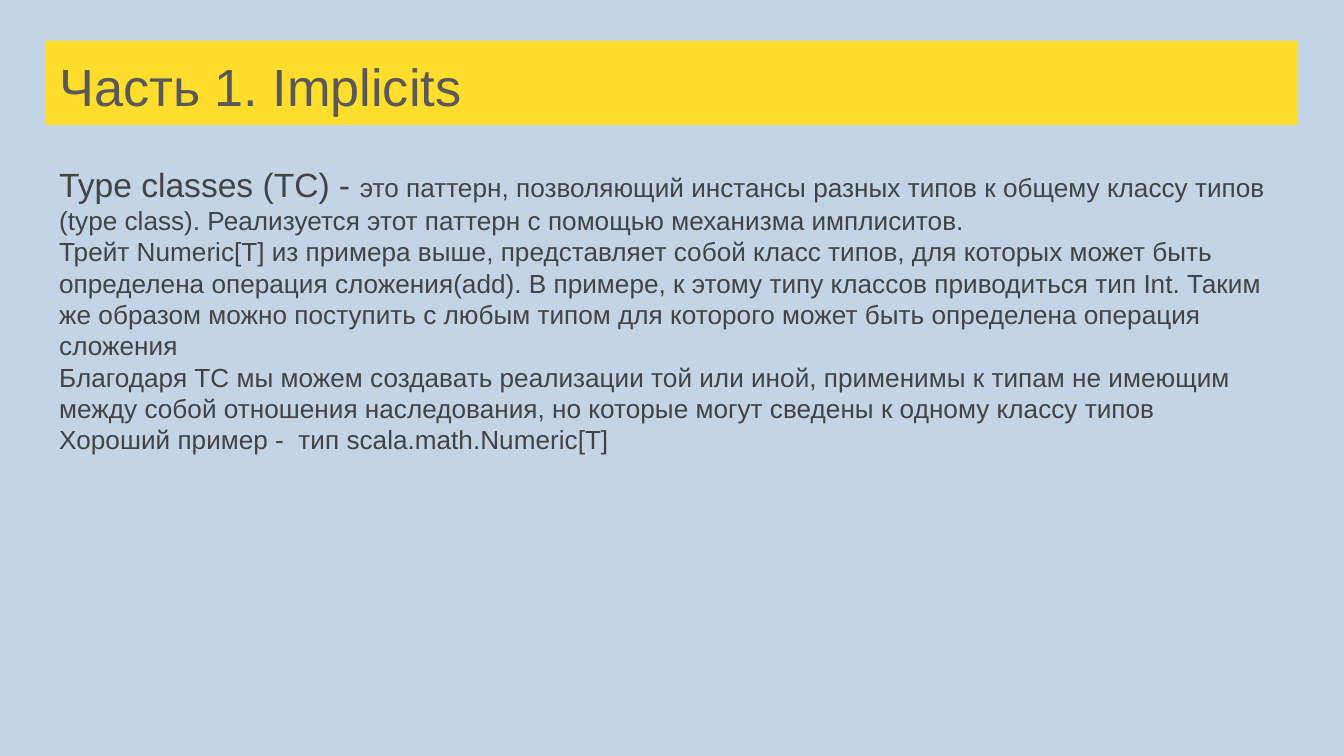
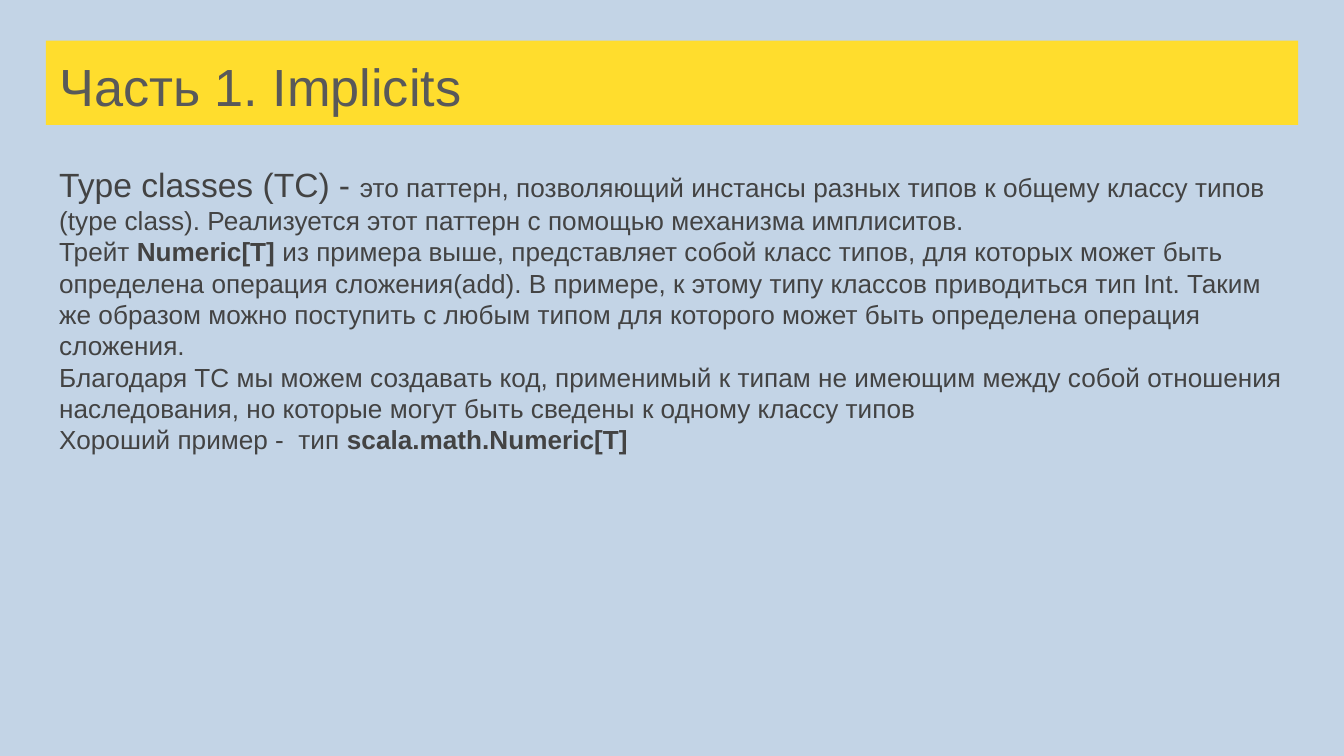
Before and after one commit to sergeypopov83/scala-school, a slide deck: slide 142 of src/main/resources/Лекции Scala для FinTech.pptx. Drawn at 1344x756 pixels with LibreOffice and Linux fonts; fonts in the diff are those of the drawing. Boxes give left, top, right and bottom in pixels: in the first picture for what was removed or moved away, otherwise in the second. Text is boxed around its words. In the diff, an @@ line names an element or a change of style, - is before the commit and + after.

```diff
--- a/src/main/resources/Лекции Scala для FinTech.pptx
+++ b/src/main/resources/Лекции Scala для FinTech.pptx
@@ text at bbox=[59, 241, 1281, 424]: text changed @@
-Трейт Numeric[T] из примера выше, представляет собой класс типов, для которых может быть определена операция сложения(add). В примере, к этому типу классов приводиться тип Int. Таким же образом можно поступить с любым типом для которого может быть определена операция сложения
-Благодаря TC мы можем создавать реализации той или иной, применимы к типам не имеющим между собой отношения наследования, но которые могут сведены к одному классу типов
+Трейт Numeric[T] из примера выше, представляет собой класс типов, для которых может быть определена операция сложения(add). В примере, к этому типу классов приводиться тип Int. Таким же образом можно поступить с любым типом для которого может быть определена операция сложения.
+Благодаря TC мы можем создавать код, применимый к типам не имеющим между собой отношения наследования, но которые могут быть сведены к одному классу типов
@@ text at bbox=[59, 429, 628, 455]: bold on in "scala.math.Numeric[T]" @@
```
Also in this commit, not shown: 11 other slides changed, 13 other files.
